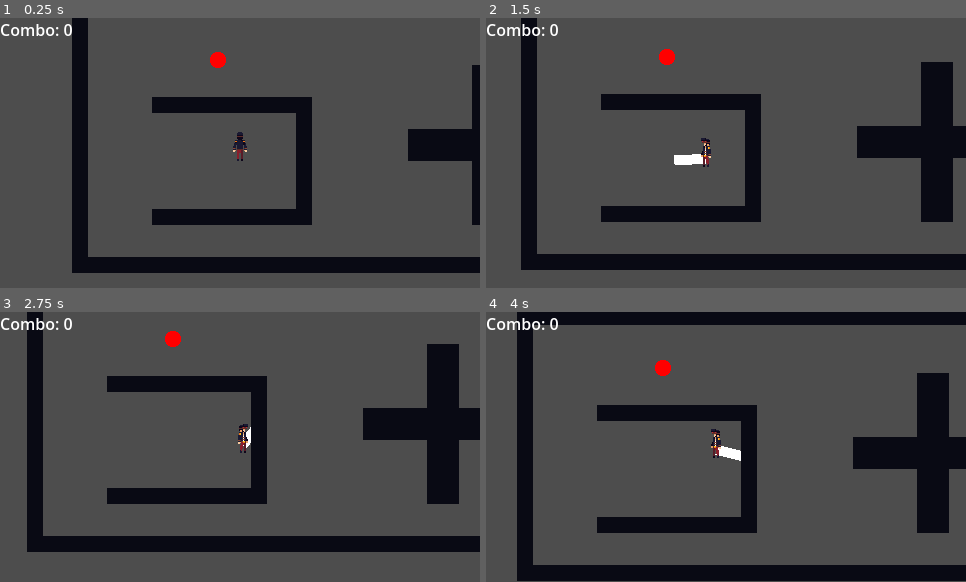
Above: before the commit, frames 1-4 (two rows, left to right).
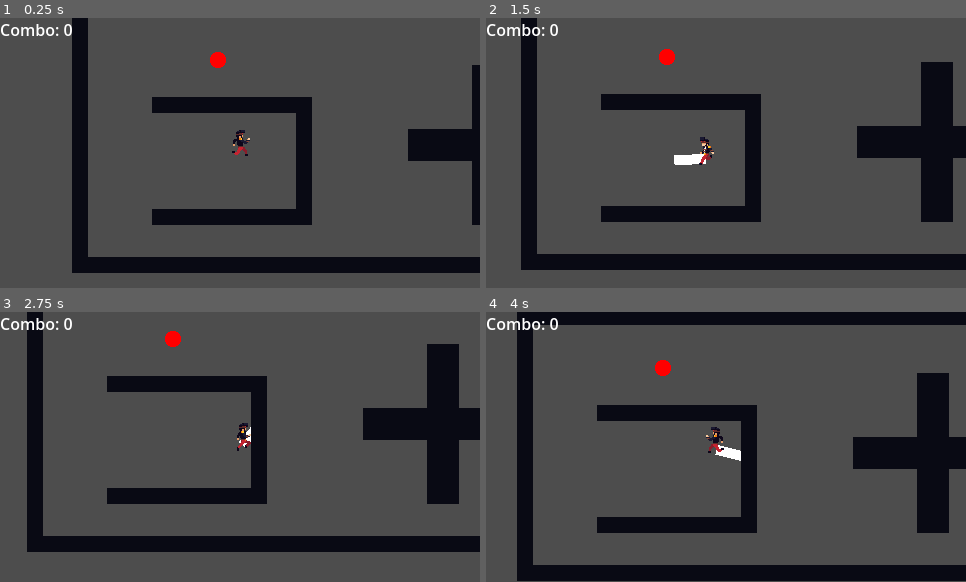
Above: after the commit, the same moments.

Repository: Kapcpa/gmtk-gamejam-2026
Game: Godot game, scene res://scenes/level0.tscn
Same seed, same stepped clock (60 frames per second), same inputs: the game is played once before the commit and once after it.
Inputs (mouse positions are in pixels of both pictures, inside the frame that each line leads up to):
- Up to frame 1 (0.25 s): no input
- Up to frame 2 (1.5 s): tap Enter at 0.5 s; move the mouse to (831, 139) at 0.52 s; hold D (right) 0.53-1.28 s; click (831, 139) at 0.6 s; move the mouse to (630, 166) at 1.27 s; hold S (down) from 1.28 s (still down); click (630, 166) at 1.35 s
- Up to frame 3 (2.75 s): move the mouse to (288, 387) at 2.02 s; release S (down) at 2.03 s; hold D (right) from 2.03 s (still down); click (288, 387) at 2.1 s
- Up to frame 4 (4 s): move the mouse to (702, 501) at 2.77 s; release D (right) at 2.78 s; hold W (up) 2.78-3.53 s; click (702, 501) at 2.85 s; move the mouse to (870, 487) at 3.52 s; hold A (left) from 3.53 s (still down); click (870, 487) at 3.6 s

The runs differ from the first frame. In frame 1, 0.2% of the frame differs, in the area x 48-53%, y 41-53%; in frame 2, 0.1%; in frame 3, 0.2%; in frame 4, 0.2%, in the area x 45-50%, y 42-55%.

Commit message:
animation side

Diff:
--- a/scenes/player.tscn
+++ b/scenes/player.tscn
@@ -2,6 +2,7 @@
 
 [ext_resource type="Script" uid="uid://nx4t7myvlfx2" path="res://scripts/player.gd" id="1_3vyb7"]
 [ext_resource type="Texture2D" uid="uid://cc3bmlqfvr1wd" path="res://sprites/pelvis_resley.png" id="2_g2els"]
+[ext_resource type="Texture2D" uid="uid://f8fp2heu52s5" path="res://sprites/pelvis_resley walk.png" id="3_qhqgy"]
 
 [sub_resource type="CircleShape2D" id="CircleShape2D_87140"]
 radius = 8.0
@@ -11,8 +12,36 @@
 region = Rect2(0, 0, 32, 36)
 
 [sub_resource type="AtlasTexture" id="AtlasTexture_dqkch"]
-atlas = ExtResource("2_g2els")
-region = Rect2(64, 0, 32, 36)
+atlas = ExtResource("3_qhqgy")
+region = Rect2(0, 0, 32, 32)
+
+[sub_resource type="AtlasTexture" id="AtlasTexture_smehm"]
+atlas = ExtResource("3_qhqgy")
+region = Rect2(32, 0, 32, 32)
+
+[sub_resource type="AtlasTexture" id="AtlasTexture_ur7pv"]
+atlas = ExtResource("3_qhqgy")
+region = Rect2(64, 0, 32, 32)
+
+[sub_resource type="AtlasTexture" id="AtlasTexture_y4r1p"]
+atlas = ExtResource("3_qhqgy")
+region = Rect2(96, 0, 32, 32)
+
+[sub_resource type="AtlasTexture" id="AtlasTexture_d2wvv"]
+atlas = ExtResource("3_qhqgy")
+region = Rect2(128, 0, 32, 32)
+
+[sub_resource type="AtlasTexture" id="AtlasTexture_3v2ag"]
+atlas = ExtResource("3_qhqgy")
+region = Rect2(160, 0, 32, 32)
+
+[sub_resource type="AtlasTexture" id="AtlasTexture_jej6c"]
+atlas = ExtResource("3_qhqgy")
+region = Rect2(192, 0, 32, 32)
+
+[sub_resource type="AtlasTexture" id="AtlasTexture_f1ej7"]
+atlas = ExtResource("3_qhqgy")
+region = Rect2(224, 0, 32, 32)
 
 [sub_resource type="AtlasTexture" id="AtlasTexture_qlg0r"]
 atlas = ExtResource("2_g2els")
@@ -39,10 +68,31 @@
 "frames": [{
 "duration": 1.0,
 "texture": SubResource("AtlasTexture_dqkch")
+}, {
+"duration": 1.0,
+"texture": SubResource("AtlasTexture_smehm")
+}, {
+"duration": 1.0,
+"texture": SubResource("AtlasTexture_ur7pv")
+}, {
+"duration": 1.0,
+"texture": SubResource("AtlasTexture_y4r1p")
+}, {
+"duration": 1.0,
+"texture": SubResource("AtlasTexture_d2wvv")
+}, {
+"duration": 1.0,
+"texture": SubResource("AtlasTexture_3v2ag")
+}, {
+"duration": 1.0,
+"texture": SubResource("AtlasTexture_jej6c")
+}, {
+"duration": 1.0,
+"texture": SubResource("AtlasTexture_f1ej7")
 }],
 "loop": 1,
 "name": &"side",
-"speed": 5.0
+"speed": 10.0
 }, {
 "frames": [{
 "duration": 1.0,
@@ -81,7 +131,9 @@
 z_index = 1
 position = Vector2(0, -10)
 sprite_frames = SubResource("SpriteFrames_ib0mu")
-animation = &"up"
+animation = &"side"
+frame = 4
+frame_progress = 0.895769
 
 [node name="melee_hitbox" type="RayCast2D" parent="." unique_id=1625755717]
 target_position = Vector2(0, 32)
Binary file added: sprites/pelvis_resley walk.png
Not shown, added: sprites/pelvis_resley walk.png.import
